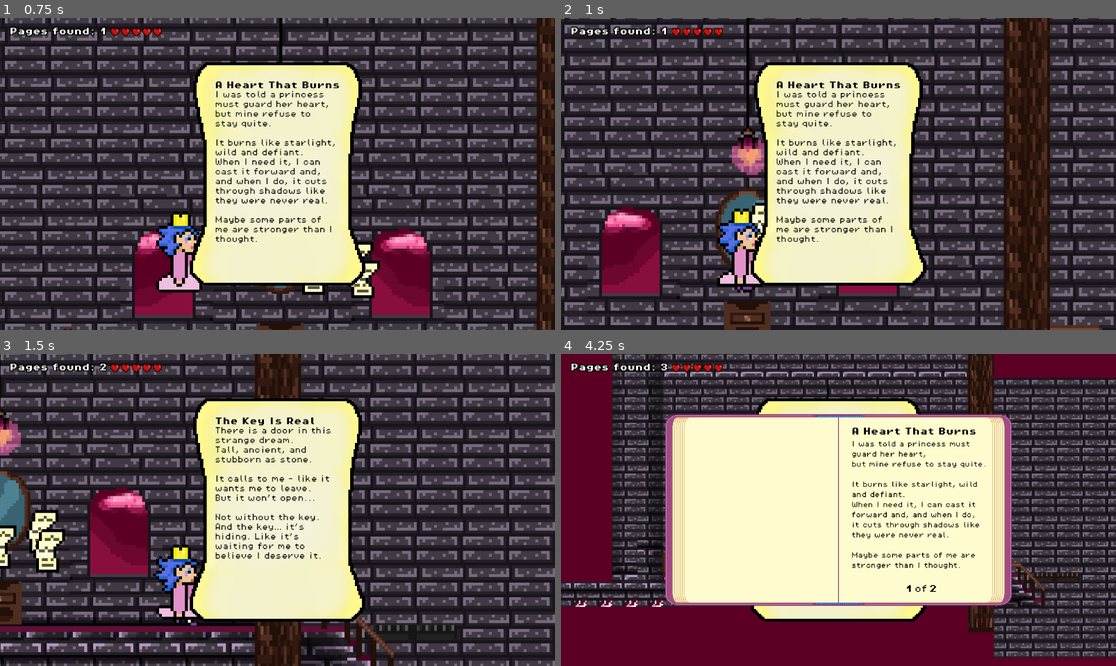
Above: before the commit, frames 1-4 (two rows, left to right).
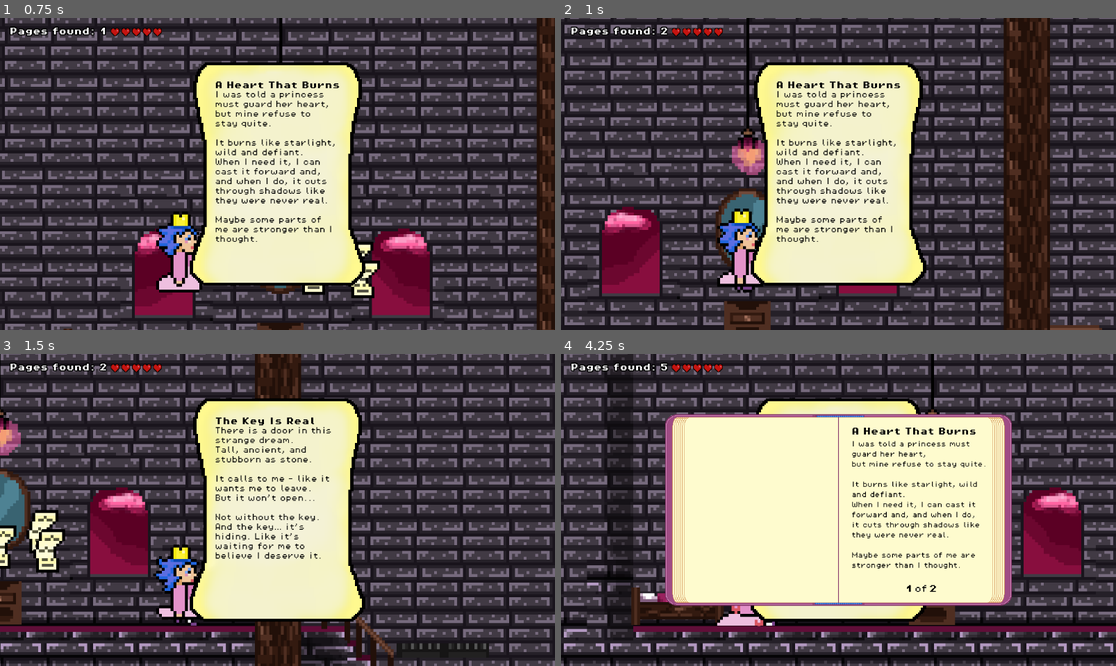
Above: after the commit, the same moments.

Repository: Gert1337/Game1
Game: Godot game, scene res://scenes/game.tscn
The game is run twice, just before and just after one commit, with the same random seed, the same clock (stepped at 60 frames per second) and the same inputs.
Inputs:
- Up to frame 1 (0.75 s): hold Right (move_right) from 0.53 s (still down); tap Space (jump) at 0.6 s
- Up to frame 2 (1 s): keep holding Right (move_right); tap Space (jump) at 0.77 s
- Up to frame 3 (1.5 s): keep holding Right (move_right); tap Space (jump) at 1.07 s; tap C (CloseDiaryPage) at 1.35 s
- Up to frame 4 (4.25 s): tap Space (jump) at 1.52, 1.55, 1.82, 2.3, 3.02, 3.05, 3.32, 3.77, 3.8, 4.07 s; release Right (move_right) at 2.03 s; hold Left (move_left) 2.03-2.78 s; tap B (Open Diary) at 2.1 s; hold Right (move_right) from 2.78 s (still down); tap H (afformation) at 2.85 s; tap Z (shoot) at 3.6 s

Frame 1 is identical in both runs. In frame 2, 0.2% of the frame differs, in the area x 17-37%, y 2-72%; in frame 3, 0.8%; in frame 4, 44%, in the area x 0-100%, y 0-100%.

Commit message:
player has platform detection

Diff:
--- a/scenes/dead_to_live_platform.gd
+++ b/scenes/dead_to_live_platform.gd
@@ -79,8 +79,8 @@
 
 func _on_player_dection_body_entered(body: Node2D) -> void:
 	if body.name == "Player":
-		player_on_platform = true
-		body.current_platform = self
+			player_on_platform = true
+			body.current_platform = self
 
 func _on_player_dection_body_exited(body: Node2D) -> void:
 	if body.name == "Player":
--- a/scenes/dead_to_live_platform.tscn
+++ b/scenes/dead_to_live_platform.tscn
@@ -148,7 +148,7 @@
 }]
 
 [sub_resource type="RectangleShape2D" id="RectangleShape2D_krk4b"]
-size = Vector2(32, 8)
+size = Vector2(32, 5.5)
 
 [sub_resource type="RectangleShape2D" id="RectangleShape2D_ivgxt"]
 size = Vector2(32, 11)
@@ -157,16 +157,17 @@
 script = ExtResource("1_ivgxt")
 
 [node name="Sprite2D" type="AnimatedSprite2D" parent="."]
+position = Vector2(0, 5)
 sprite_frames = SubResource("SpriteFrames_ltd3f")
 autoplay = "default"
 
 [node name="CollisionShape2D" type="CollisionShape2D" parent="."]
-position = Vector2(0, -4)
+position = Vector2(0, -0.75)
 shape = SubResource("RectangleShape2D_krk4b")
 one_way_collision = true
 
 [node name="RayCast2DDown" type="RayCast2D" parent="."]
-target_position = Vector2(0, 5)
+target_position = Vector2(0, 2)
 
 [node name="RayCast2D2Up" type="RayCast2D" parent="."]
 target_position = Vector2(0, -40)
@@ -178,9 +179,10 @@
 target_position = Vector2(16, 0)
 
 [node name="PlayerDection" type="Area2D" parent="."]
+position = Vector2(0, -1)
 
 [node name="CollisionShape2D" type="CollisionShape2D" parent="PlayerDection"]
-position = Vector2(0, -11.5)
+position = Vector2(0, -8)
 shape = SubResource("RectangleShape2D_ivgxt")
 
 [connection signal="body_entered" from="PlayerDection" to="." method="_on_player_dection_body_entered"]
--- a/scenes/diary_page.tscn
+++ b/scenes/diary_page.tscn
@@ -27,7 +27,7 @@
 }]
 
 [sub_resource type="CircleShape2D" id="CircleShape2D_ssuvv"]
-radius = 4.52769
+radius = 8.0
 
 [sub_resource type="Animation" id="Animation_1ikuy"]
 length = 2.8
--- a/scenes/game.tscn
+++ b/scenes/game.tscn
@@ -317,8 +317,7 @@
 position = Vector2(70.9991, 6.11088)
 
 [node name="DeadToAlivePlatform" parent="." instance=ExtResource("12_dinhu")]
-position = Vector2(182.046, 18.7031)
+position = Vector2(193, 20)
 selected_movement_type = "Horizontal"
-speed = 92.0
 
 [connection signal="body_exited" from="ZoomOut" to="ZoomOut" method="_on_body_exited"]
--- a/scenes/heart.tscn
+++ b/scenes/heart.tscn
@@ -191,7 +191,7 @@
 tracks/0/interp = 1
 tracks/0/loop_wrap = true
 tracks/0/keys = {
-"times": PackedFloat32Array(0),
+"times": PackedFloat32Array(0.7),
 "transitions": PackedFloat32Array(1),
 "update": 1,
 "values": [false]
--- a/scenes/player.tscn
+++ b/scenes/player.tscn
@@ -886,4 +886,8 @@
 [node name="OneHeartSound" type="AudioStreamPlayer2D" parent="."]
 stream = SubResource("AudioStreamRandomizer_y4r1p")
 
+[node name="PlatformDetection" type="RayCast2D" parent="."]
+position = Vector2(0, -9)
+target_position = Vector2(0, 10)
+
 [connection signal="animation_finished" from="AnimatedSprite2D" to="." method="_on_animated_sprite_2d_animation_finished"]
--- a/scripts/player.gd
+++ b/scripts/player.gd
@@ -15,7 +15,7 @@
 var locked = false
 var current_platform: Node = null
 
-
+@onready var platform_detection: RayCast2D = $PlatformDetection
 @onready var player_sprite: AnimatedSprite2D = $AnimatedSprite2D
 @onready var animation_player: AnimationPlayer = $AnimationPlayer
 @onready var coyote_jump_timer: Timer = $CoyoteJumpTimer
@@ -47,8 +47,9 @@
 	handle_player_animation(direction)
 	var was_on_floor = is_on_floor()
 	if current_platform != null and is_on_floor():
-		if current_platform.has_method("get_movement_delta"):
-			position += current_platform.get_movement_delta()
+		if platform_detection.is_colliding() and platform_detection.get_collider() == current_platform:
+			if current_platform.has_method("get_movement_delta"):
+				position += current_platform.get_movement_delta()
 
 	move_and_slide()
 
@@ -69,6 +70,7 @@
 			if Input.is_action_just_pressed("jump"):
 				print("trying to jump")
 				velocity.y = JUMP_VELOCITY
+				coyote_jump_timer.stop()
 		if not is_on_floor():
 				if Input.is_action_just_released("jump") and velocity.y < JUMP_VELOCITY / 2:
 					velocity.y = JUMP_VELOCITY / 2
